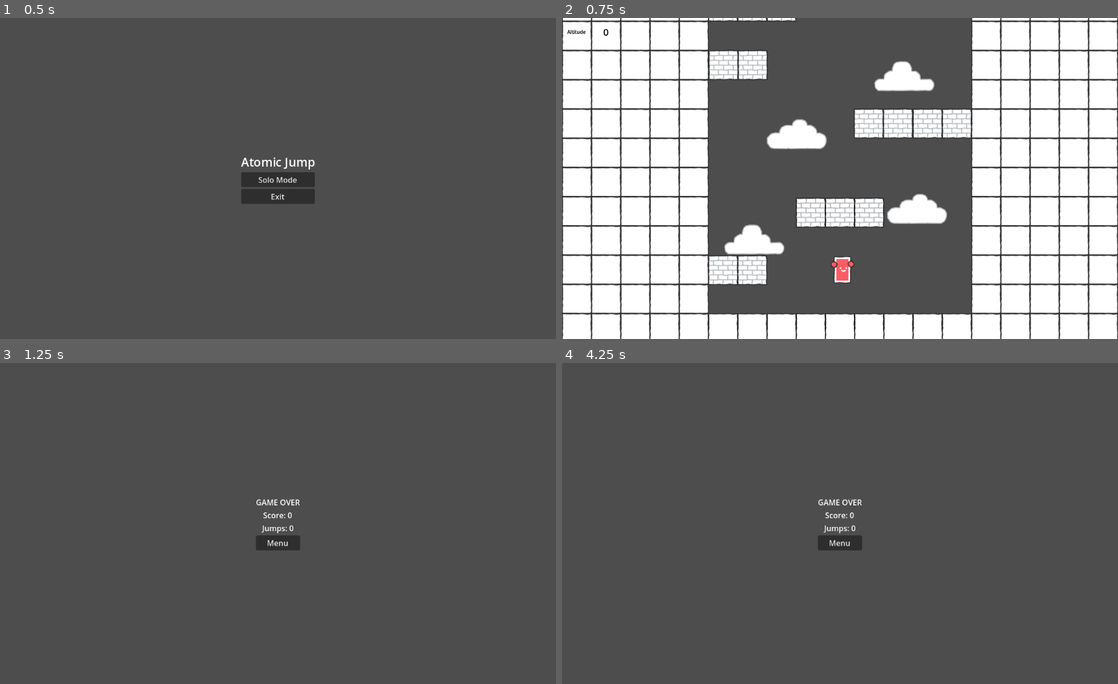
Above: before the commit, frames 1-4 (two rows, left to right).
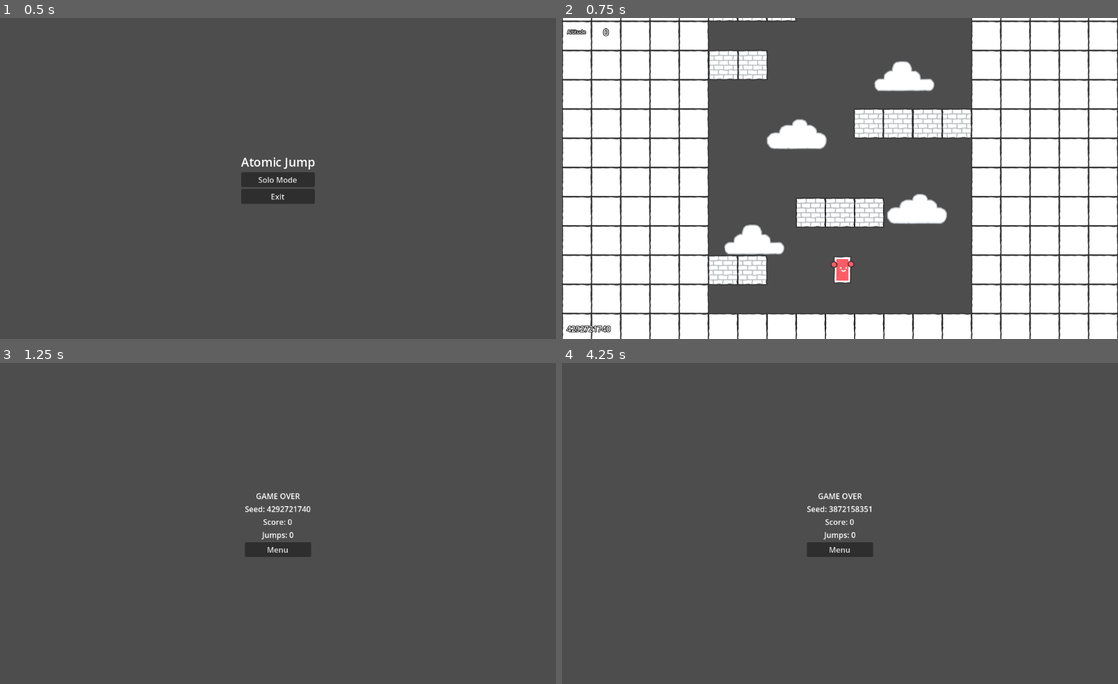
Above: after the commit, the same moments.

Repository: T1b4lt/AtomicJump
Game: Godot game, scene res://screens/main_menu/main_menu.tscn
The game is run twice, just before and just after one commit, with the same random seed, the same clock (stepped at 60 frames per second) and the same inputs.
Inputs:
- Up to frame 1 (0.5 s): no input
- Up to frame 2 (0.75 s): click "Solo Mode" at 0.5 s
- Up to frame 3 (1.25 s): no input
- Up to frame 4 (4.25 s): hold D (right) 1.28-2.75 s; tap Space (jump) at 1.35, 1.52, 1.82, 2.1, 2.27, 2.57 s; tap Enter at 2 s; click "Menu" at 2.75 s; click "Solo Mode" at 3.5 s

Frame 1 is identical in both runs. In frame 2, 0.2% of the frame differs, in the area x 0-9%, y 3-99%; in frame 3, 1.0%; in frame 4, 1.0%, in the area x 44-56%, y 40-61%.

Commit message:
feat: :dizzy: generate random seed

Diff:
--- a/characters/camera/camera.gd
+++ b/characters/camera/camera.gd
@@ -1,15 +1,11 @@
 class_name Camera
 extends Camera2D
 
+
+# Parameters
 var CAMERA_SPEED: float = 50.0 # camera speed attribute
 
 
-# Called when the node enters the scene tree for the first time.
-func _ready():
-	pass # Replace with function body.
-
-
-# Called every frame. 'delta' is the elapsed time since the previous frame.
 func _process(delta):
-	# move camera upwards
+	# Move camera upwards
 	position.y -= CAMERA_SPEED * delta
--- a/characters/protagonist/protagonist.gd
+++ b/characters/protagonist/protagonist.gd
@@ -2,20 +2,24 @@
 extends CharacterBody2D
 
 
+# Parameters
 var SPEED = 300.0
 var JUMP_VELOCITY = -450.0
 var MAX_JUMPS = 2  # Allow double jump
 
+# Childs
 @onready var body_sprite = $body
 @onready var animation_player = $AnimationPlayer
 
+# Signals
 signal jump()
 
 # Get the gravity from the project settings to be synced with RigidBody nodes.
 var gravity = ProjectSettings.get_setting("physics/2d/default_gravity")
 
-# Variable to keep track of the number of jumps
+# Variables
 var consecutive_jump_count = 0
+
 
 func _physics_process(delta):
 	# Add the gravity.
@@ -60,5 +64,6 @@
 			play_animation("idle")
 
 func play_animation(animation_name: String):
+	# If animation is not being played, play it
 	if animation_player.current_animation != animation_name:
 		animation_player.play(animation_name)
--- a/screens/game_over/game_over.gd
+++ b/screens/game_over/game_over.gd
@@ -1,17 +1,26 @@
 class_name GameOver
 extends CanvasLayer
 
+
+# Scenes
 const MAIN_MENU_SCENE = "res://screens/main_menu/main_menu.tscn"
 
+# Childs
+@onready var game_seed = $VBoxContainer/game_seed
 @onready var final_score = $VBoxContainer/final_score
 @onready var jump_counter = $VBoxContainer/jump_counter
 
+
 func _ready():
-	# Get altitude from global
+	# Fill seed with global value
+	var game_seed_string = "Seed: " + str(global.game_seed)
+	game_seed.text = game_seed_string
+	# Fill stats with global values
 	var final_score_string = "Score: " + str(global.altitude)
 	final_score.text = final_score_string
 	var jump_counter_string = "Jumps: " + str(global.jump_counter)
 	jump_counter.text = jump_counter_string
 
 func _on_menu_button_pressed():
+	# Navigate to Main Menu scene
 	get_tree().change_scene_to_file(MAIN_MENU_SCENE)
--- a/screens/game_over/game_over.tscn
+++ b/screens/game_over/game_over.tscn
@@ -24,6 +24,12 @@
 horizontal_alignment = 1
 vertical_alignment = 1
 
+[node name="game_seed" type="Label" parent="VBoxContainer"]
+layout_mode = 2
+text = "Seed: 0"
+horizontal_alignment = 1
+vertical_alignment = 1
+
 [node name="final_score" type="Label" parent="VBoxContainer"]
 layout_mode = 2
 text = "Score: 0"
--- a/screens/hud/hud.gd
+++ b/screens/hud/hud.gd
@@ -1,6 +1,13 @@
+class_name HUD
 extends CanvasLayer
 
+
+# Childs
+@onready var game_seed = $game_seed
 @onready var altitude = $altitude/altitude_data
 
-func update_altitude(new_altitude: int):
+func set_game_seed(new_seed):
+	game_seed.text = str(new_seed)
+
+func set_altitude(new_altitude: int):
 	altitude.text = str(new_altitude)
--- a/screens/hud/hud.tscn
+++ b/screens/hud/hud.tscn
@@ -11,7 +11,8 @@
 offset_left = 2.0
 offset_right = 60.0
 offset_bottom = 58.0
-theme_override_colors/font_color = Color(0, 0, 0, 1)
+theme_override_colors/font_outline_color = Color(0, 0, 0, 1)
+theme_override_constants/outline_size = 5
 theme_override_font_sizes/font_size = 10
 text = "Altitude"
 horizontal_alignment = 1
@@ -21,8 +22,24 @@
 offset_left = 63.0
 offset_right = 121.0
 offset_bottom = 58.0
-theme_override_colors/font_color = Color(0, 0, 0, 1)
+theme_override_colors/font_outline_color = Color(0, 0, 0, 1)
+theme_override_constants/outline_size = 5
 theme_override_font_sizes/font_size = 20
 text = "0"
 horizontal_alignment = 1
 vertical_alignment = 1
+
+[node name="game_seed" type="Label" parent="."]
+anchors_preset = 2
+anchor_top = 1.0
+anchor_bottom = 1.0
+offset_left = 10.0
+offset_top = -33.0
+offset_right = 35.0
+offset_bottom = -10.0
+grow_vertical = 0
+theme_override_colors/font_outline_color = Color(0, 0, 0, 1)
+theme_override_constants/outline_size = 5
+text = "semilla aleatoria"
+horizontal_alignment = 1
+vertical_alignment = 1
--- a/screens/level/level.gd
+++ b/screens/level/level.gd
@@ -1,26 +1,34 @@
 class_name Level
 extends Node2D
 
+
+# Scenes
 const MAIN_MENU_SCENE = "res://screens/main_menu/main_menu.tscn"
 const GAME_OVER_SCENE = "res://screens/game_over/game_over.tscn"
 
+# Childs
 @onready var camera = $camera
 @onready var protagonist = $protagonist
 @onready var hud = $hud
 @onready var pause_menu = $pause_menu
 
-# Camera initial position
+# Variables
 var camera_initial_y
 
 # Game values
 var altitude = 0
 var jump_counter = 0
 
+
 func _ready():
 	# Save camera initial position
 	camera_initial_y = camera.position.y
 
-# Called every frame. 'delta' is the elapsed time since the previous frame.
+	# Set game seed
+	seed(global.game_seed)
+	hud.set_game_seed(global.game_seed)
+
+
 func _process(delta):
 	# Check if protagonist fall off out of camera view
 	if protagonist.position.y > camera.position.y + get_viewport().size[1]/2 + 50:
@@ -40,7 +48,7 @@
 
 	# Update altitude
 	altitude = int((camera_initial_y - camera.position.y) / (get_viewport().size[1]/11))
-	hud.update_altitude(altitude)
+	hud.set_altitude(altitude)
 
 func _on_pause_menu_resume_button_pressed():
 	# Hide pause menu
--- a/screens/main_menu/main_menu.gd
+++ b/screens/main_menu/main_menu.gd
@@ -1,11 +1,17 @@
 class_name MainMenu
 extends CanvasLayer
 
+# Scenes
 const LEVEL_SCENE = "res://screens/level/level.tscn"
 
 func _on_solo_mode_button_pressed():
+	# Generate a game seed
+	var game_seed = str(Time.get_unix_time_from_system()).hash()
+	global.set_seed(game_seed)
+	# Change to scene level
 	get_tree().change_scene_to_file(LEVEL_SCENE)
 
 
 func _on_exit_button_pressed():
+	# Exit game
 	get_tree().quit()
--- a/screens/pause_menu/pause_menu.gd
+++ b/screens/pause_menu/pause_menu.gd
@@ -1,7 +1,7 @@
 class_name PauseMenu
 extends CanvasLayer
 
-
+# Signals
 signal resume_button_pressed()
 signal menu_button_pressed()
 signal exit_button_pressed()
--- a/scripts/global.gd
+++ b/scripts/global.gd
@@ -1,7 +1,15 @@
 extends Node
 
+# Random number generator seed
+var game_seed: int
+
+# Game stats
 var altitude: int
 var jump_counter: int
+
+func set_seed(new_seed: int):
+	# Set seed
+	game_seed = new_seed
 
 func set_altitude(new_altitude: int):
 	# Set altitude
